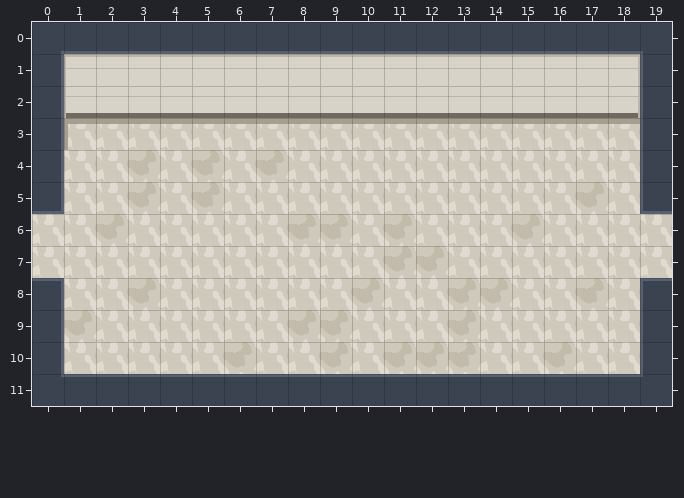
Tiled map (JSON), stored at public/assets/maps/prologue/freight-hall.tmj. The first picture shows the starting point.
Cells are 32x32 px. Shown: x 0..19, y 0..11.
Now the later version:
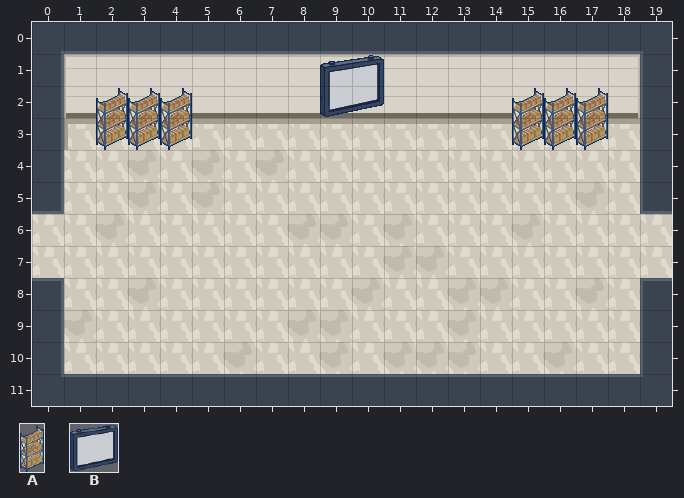
Key: from "props": A 0 "prop-steel-shelf", B 1 "prop-wall-board-frame".
Objects are placed by their top-left corner, in cells (3,4 is the top-left corner of cell 3,4); size is 1x1 cell unless given.
Edits made:
Layer "props" (added):
A new object: B "wall-board-frame" at 9,1 size 2x2.
A new object: A "steel-shelf" at 2,2 size 1x2.
A new object: A "steel-shelf" at 3,2 size 1x2.
A new object: A "steel-shelf" at 4,2 size 1x2.
A new object: A "steel-shelf" at 15,2 size 1x2.
A new object: A "steel-shelf" at 16,2 size 1x2.
A new object: A "steel-shelf" at 17,2 size 1x2.
Where, in picture pixels (left, top, right, bottom), the same in both pictures:
added: (320, 55, 384, 117)
added: (96, 88, 192, 150)
added: (512, 88, 608, 150)
